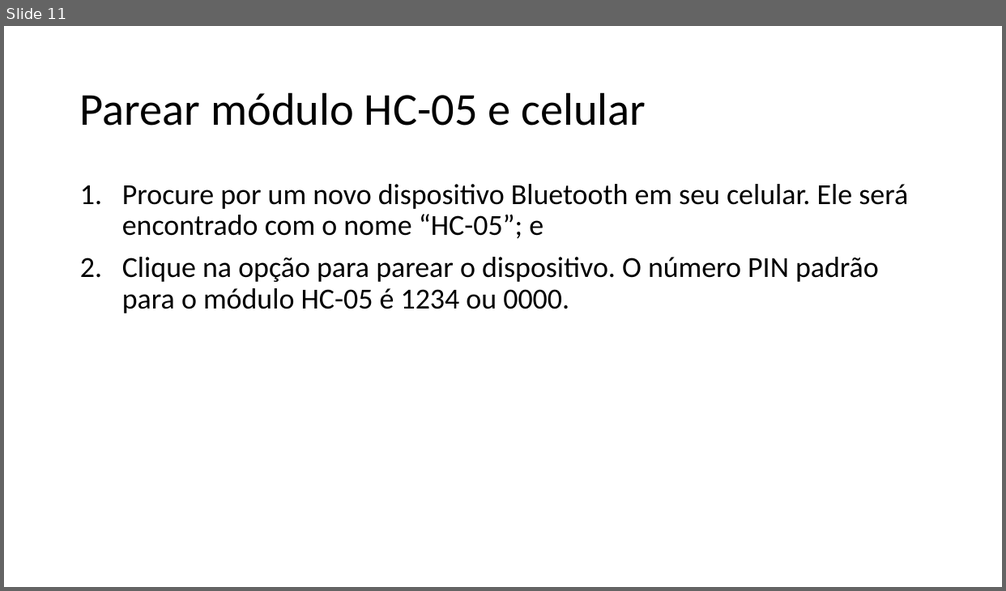
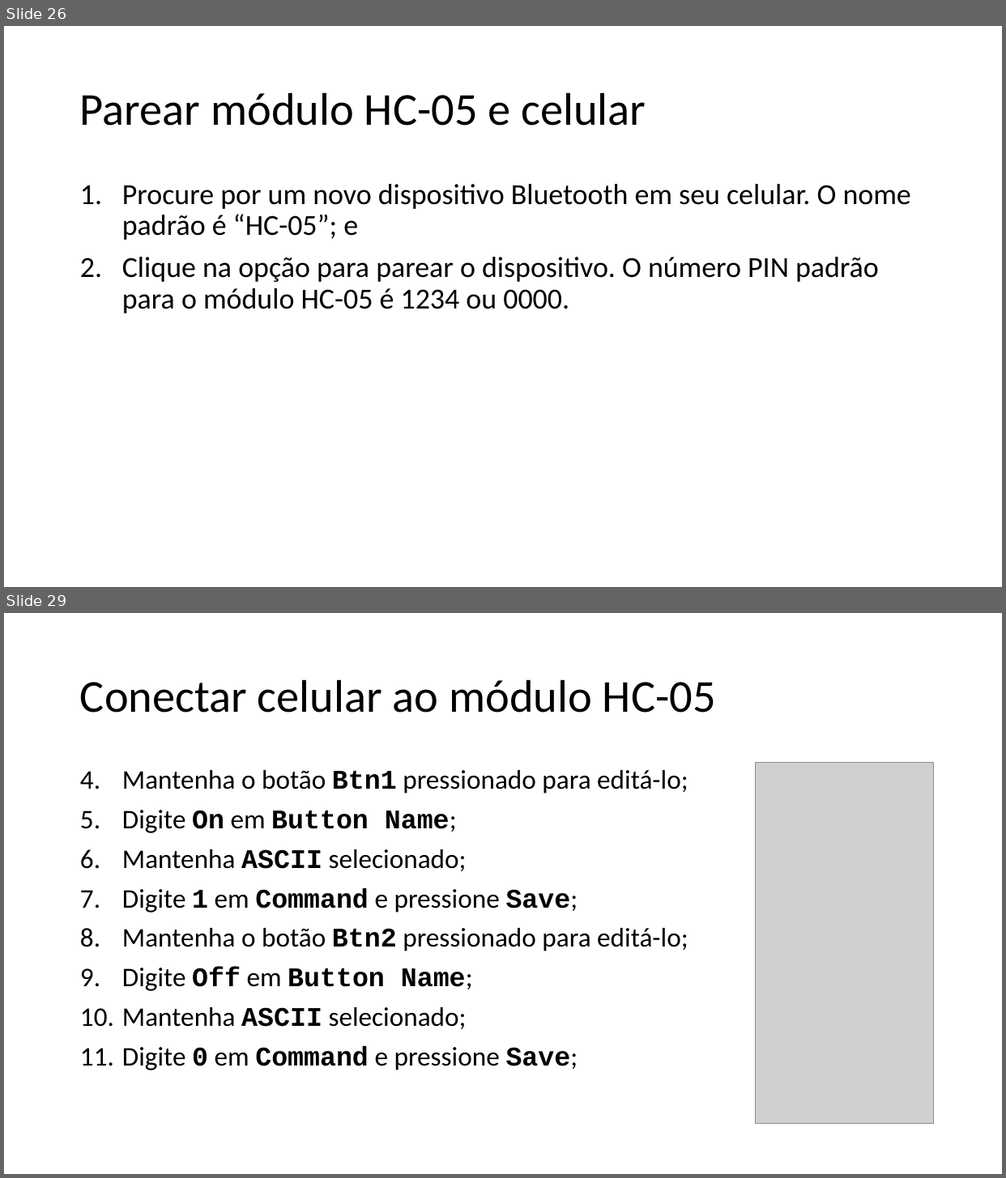
Before and after one commit to salmo-jr/public-slides, a slide deck: arduino-bluetooth.pptx. Shown one above the other, each under a label of ours: slide 11 before the commit, slides 26 and 29 after it; the slides between them are not shown. The pictures are 1006x591 and 1006x1178 pixels, drawn with LibreOffice and Linux fonts; fonts in the diff are those of the drawing; grey boxes stand for pictures. Boxes give left, top, right and bottom in pixels: in the first picture for what was removed or moved away, otherwise in the second. Text is boxed around its words. In the diff, an @@ line names an element or a change of style, - is before the commit and + after.

```diff
--- a/arduino-bluetooth.pptx
+++ b/arduino-bluetooth.pptx
@@ slide 29 added at (4, 613, 1002, 1174), background #FFFFFF @@
@@ title added at (80, 679, 716, 713), 44 pt, text #000000 @@
+Conectar celular ao módulo HC-05
@@ text added at (122, 770, 688, 1071), 25.9 pt, text #000000 @@
+4. Mantenha o botão Btn1 pressionado para editá-lo;
+5. Digite On em Button Name;
+6. Mantenha ASCII selecionado;
+7. Digite 1 em Command e pressione Save;
+8. Mantenha o botão Btn2 pressionado para editá-lo;
+9. Digite Off em Button Name;
+10. Mantenha ASCII selecionado;
+11. Digite 0 em Command e pressione Save;
@@ picture added at (756, 763, 934, 1123) @@
@@ what was slide 11 is now slide 26 @@
@@ slide 26 changed as well @@
@@ text at (122, 184, 911, 240): text changed @@
-1. Procure por um novo dispositivo Bluetooth em seu celular. Ele será encontrado com o nome “HC-05”; e
+1. Procure por um novo dispositivo Bluetooth em seu celular. O nome padrão é “HC-05”; e
```
Also in this commit, not shown: 7 other slides changed, 18 other slides added, 1 slide removed, 5 other files.
